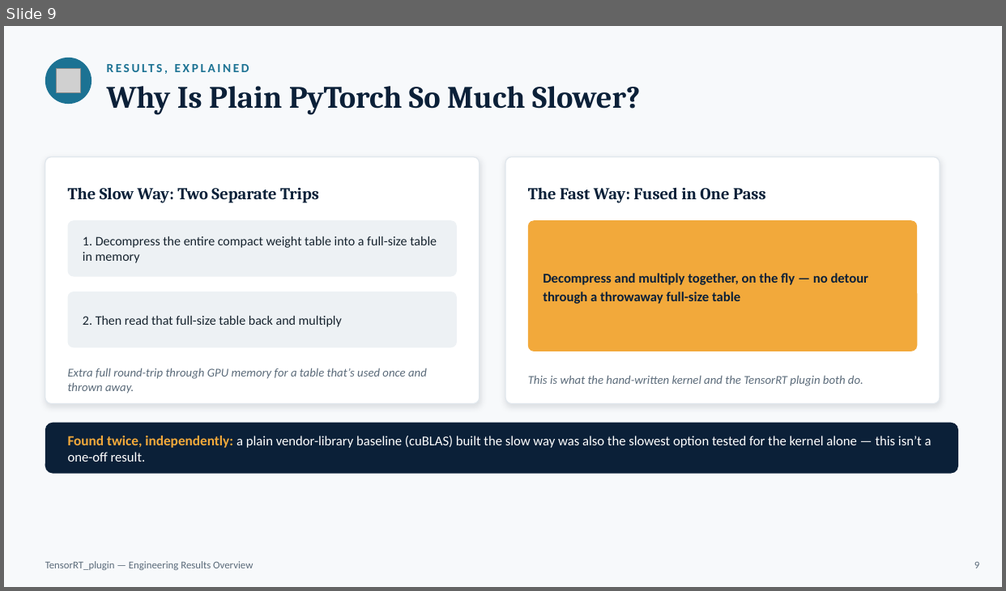
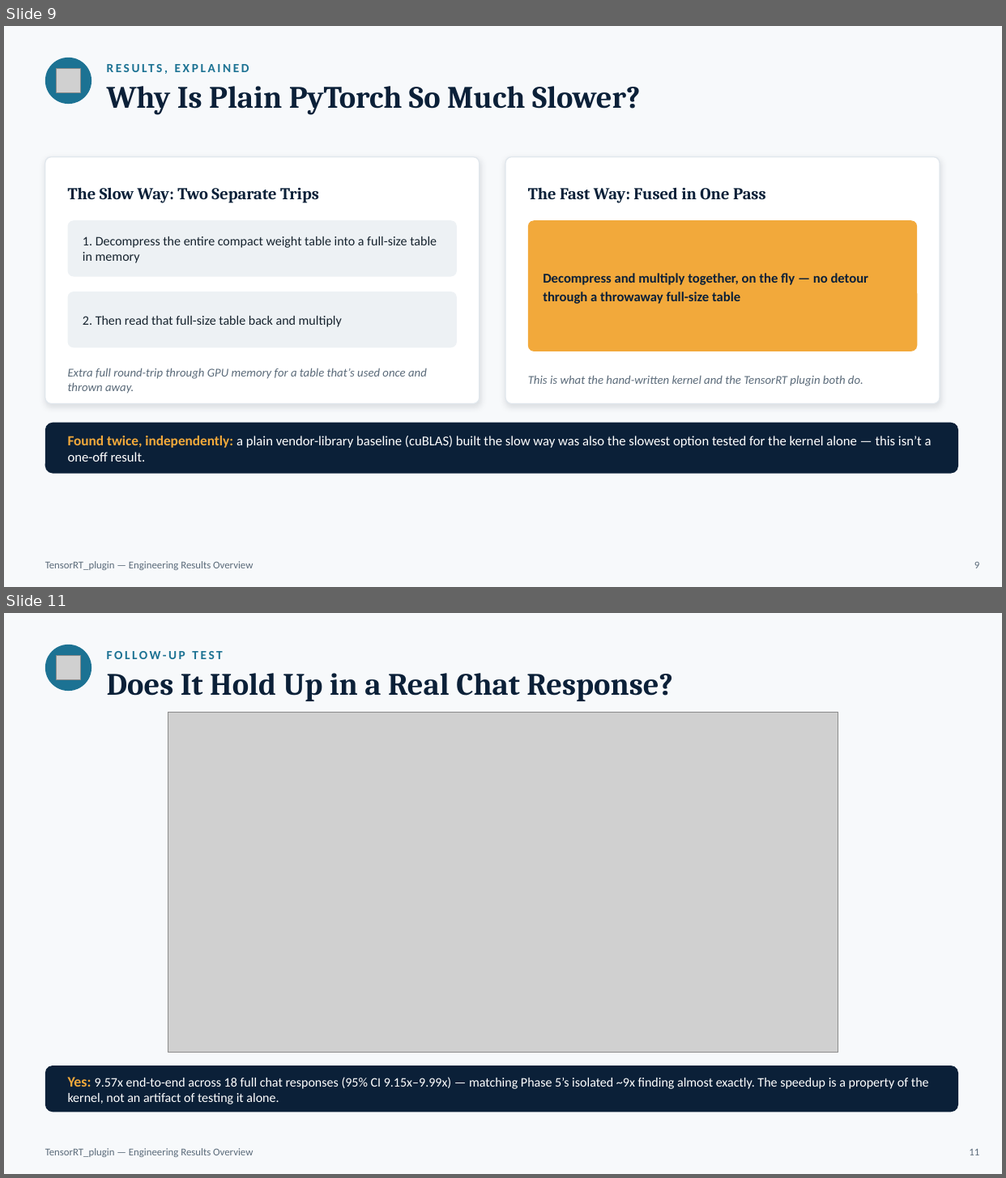
Before and after one commit to npwa/TensorRT_plugin, a slide deck: Doc/tensorrt_plugin_overview.pptx. Shown one above the other, each under a label of ours: slide 9 before the commit, slides 9 and 11 after it; the slides between them are not shown. The pictures are 1006x591 and 1006x1178 pixels, drawn with LibreOffice and Linux fonts; fonts in the diff are those of the drawing; grey boxes stand for pictures. Boxes give left, top, right and bottom in pixels: in the first picture for what was removed or moved away, otherwise in the second. Text is boxed around its words. In the diff, an @@ line names an element or a change of style, - is before the commit and + after.

Commit message:
Phase 5B: confirm the kernel speedup survives a full chat response
- Add EagerInt4Linear/KernelInt4Linear drop-in modules and module
  substitution across all 32 layers, reusing Evol_inference's approach
- Run 18 real chat prompts (short/medium/long) through a full generate()
  call: 9.57x end-to-end speedup (95% CI 9.15x-9.99x), matching Phase 5's
  isolated ~9x finding almost exactly
- Add transformers/accelerate/matplotlib/scipy to requirements.txt
- Update the overview deck: new slide with the per-prompt speedup chart,
  revised representativeness and takeaway slides to reflect what's now
  confirmed vs. still open (concurrent production-scale serving)

```diff
--- a/Doc/tensorrt_plugin_overview.pptx
+++ b/Doc/tensorrt_plugin_overview.pptx
@@ slide 11 added at [4,613,1002,1174], background #F7F9FB @@
@@ ellipse added at [45,645,91,691], fill #1C7293 @@
@@ picture added at [57,656,80,679] @@
@@ text added at [107,651,222,659], 12 pt, text #1C7293, bold @@
+FOLLOW-UP TEST
@@ text added at [107,673,673,701], 30 pt, text #0B2038, bold @@
+Does It Hold Up in a Real Chat Response?
@@ picture added at [168,712,838,1053] @@
@@ rounded rectangle added at [45,1066,958,1112], fill #0B2038 @@
@@ text added at [68,1077,929,1105], 12.5 pt, text #FFFFFF @@
+Yes: 9.57x end-to-end across 18 full chat responses (95% CI 9.15x–9.99x) — matching Phase 5’s isolated ~9x finding almost exactly. The speedup is a property of the kernel, not an artifact of testing it alone.
@@ text added at [45,1148,253,1157], 10 pt, text #5B6B7A @@
+TensorRT_plugin — Engineering Results Overview
@@ text added at [969,1149,979,1156], 10 pt, text #5B6B7A @@
+11
```
Also in this commit, not shown: 2 slides changed, 5 other files.
